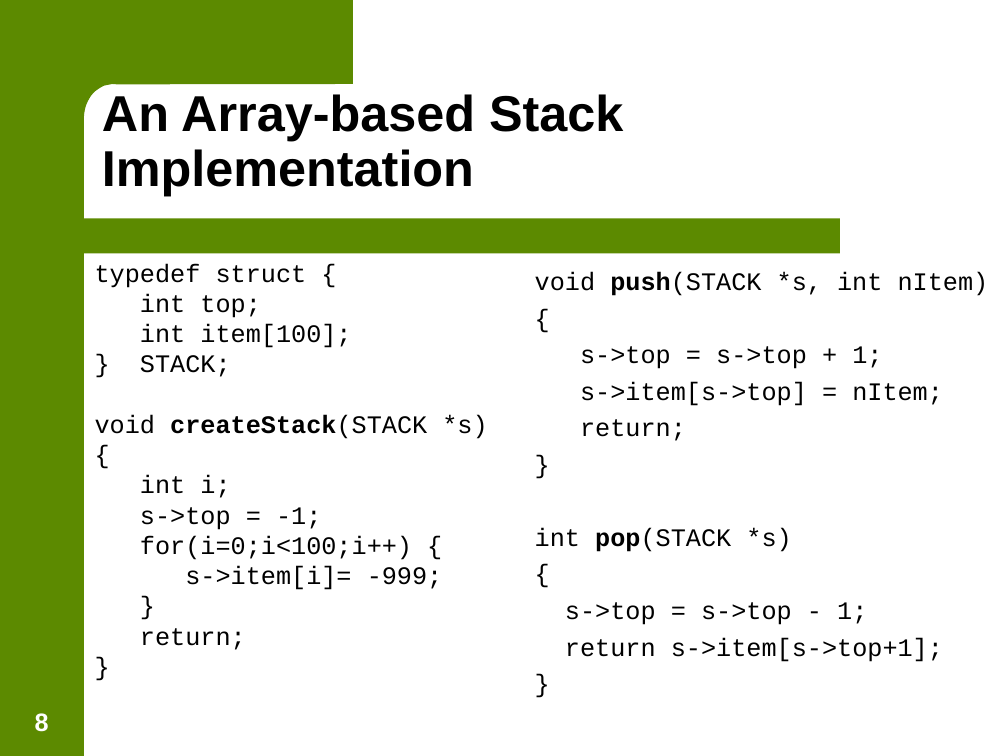
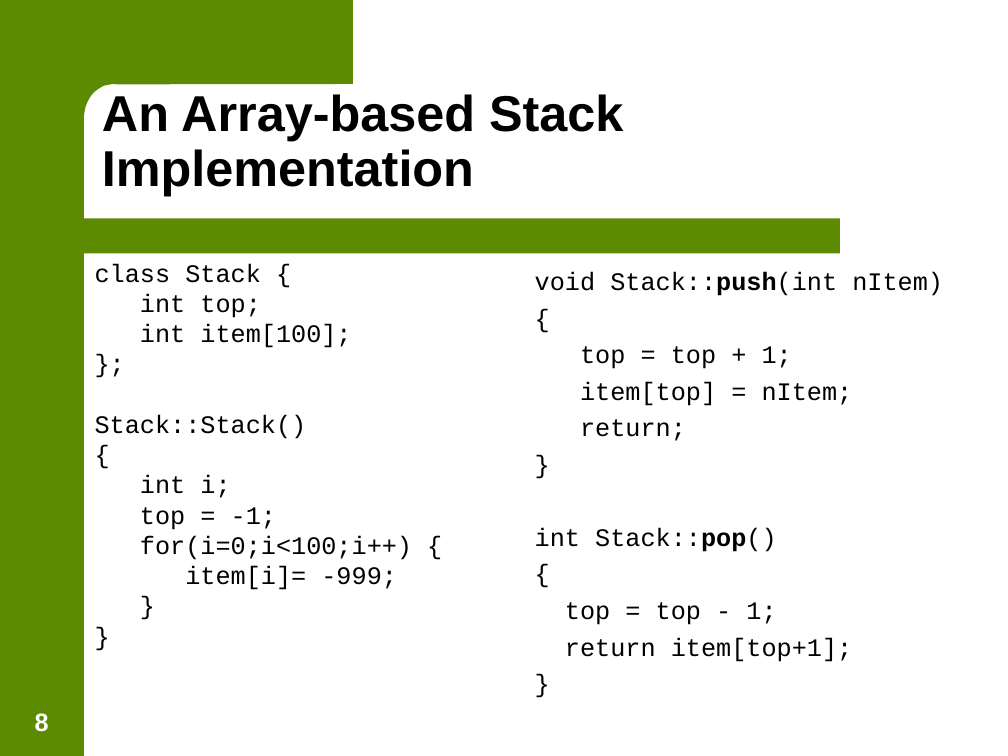
Before and after one commit to jasongraalum/NB_2018, a slide deck: slide 8 of Summer/Material/Lecture_Slides/Lecture 10 - Stacks and Queues.ppt. Drawn at 1008x756 pixels with LibreOffice and Linux fonts; fonts in the diff are those of the drawing; background and template pictures are left out. Boxes give left, top, right and bottom in pixels: in the first picture for what was removed or moved away, otherwise in the second. Text is boxed around its words. In the diff, an @@ line names an element or a change of style, - is before the commit and + after.

Commit message:
Updated Stack and Queue slides to C++ syntax

```diff
--- a/Summer/Material/Lecture_Slides/Lecture 10 - Stacks and Queues.ppt
+++ b/Summer/Material/Lecture_Slides/Lecture 10 - Stacks and Queues.ppt
@@ text at bbox=[95, 263, 261, 283]: text changed @@
-typedef struct {
+class Stack {
@@ text at bbox=[535, 272, 943, 296]: text changed @@
-void push(STACK *s, int nItem)
+void Stack::push(int nItem)
@@ text at bbox=[580, 346, 853, 406]: text changed @@
-s->top = s->top + 1;
-s->item[s->top] = nItem;
+top = top + 1;
+item[top] = nItem;
@@ text at bbox=[95, 414, 307, 439]: text changed @@
-} STACK;
-void createStack(STACK *s)
+};
+Stack::Stack()
@@ text at bbox=[140, 507, 276, 530]: text changed @@
-s->top = -1;
+top = -1;
@@ text at bbox=[535, 527, 776, 552]: text changed @@
-int pop(STACK *s)
+int Stack::pop()
@@ text at bbox=[185, 566, 397, 590]: text changed @@
-s->item[i]= -999;
+item[i]= -999;
@@ text at bbox=[140, 628, 246, 650]: paragraph removed @@
-return;
@@ text at bbox=[565, 602, 852, 662]: text changed @@
-s->top = s->top - 1;
-return s->item[s->top+1];
+top = top - 1;
+return item[top+1];
```
Also in this commit, not shown: 9 other slides changed, 9 other files.
